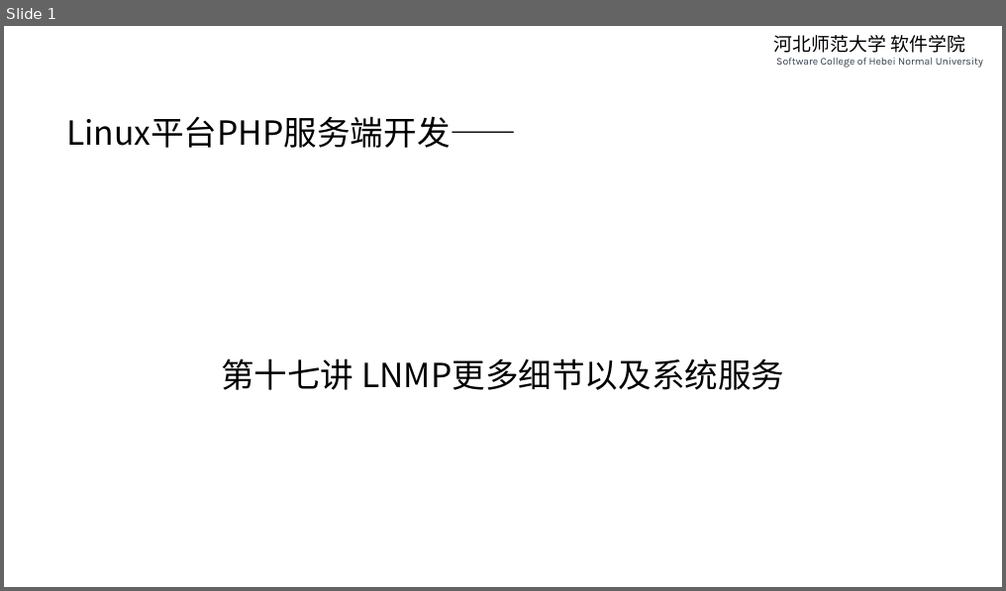
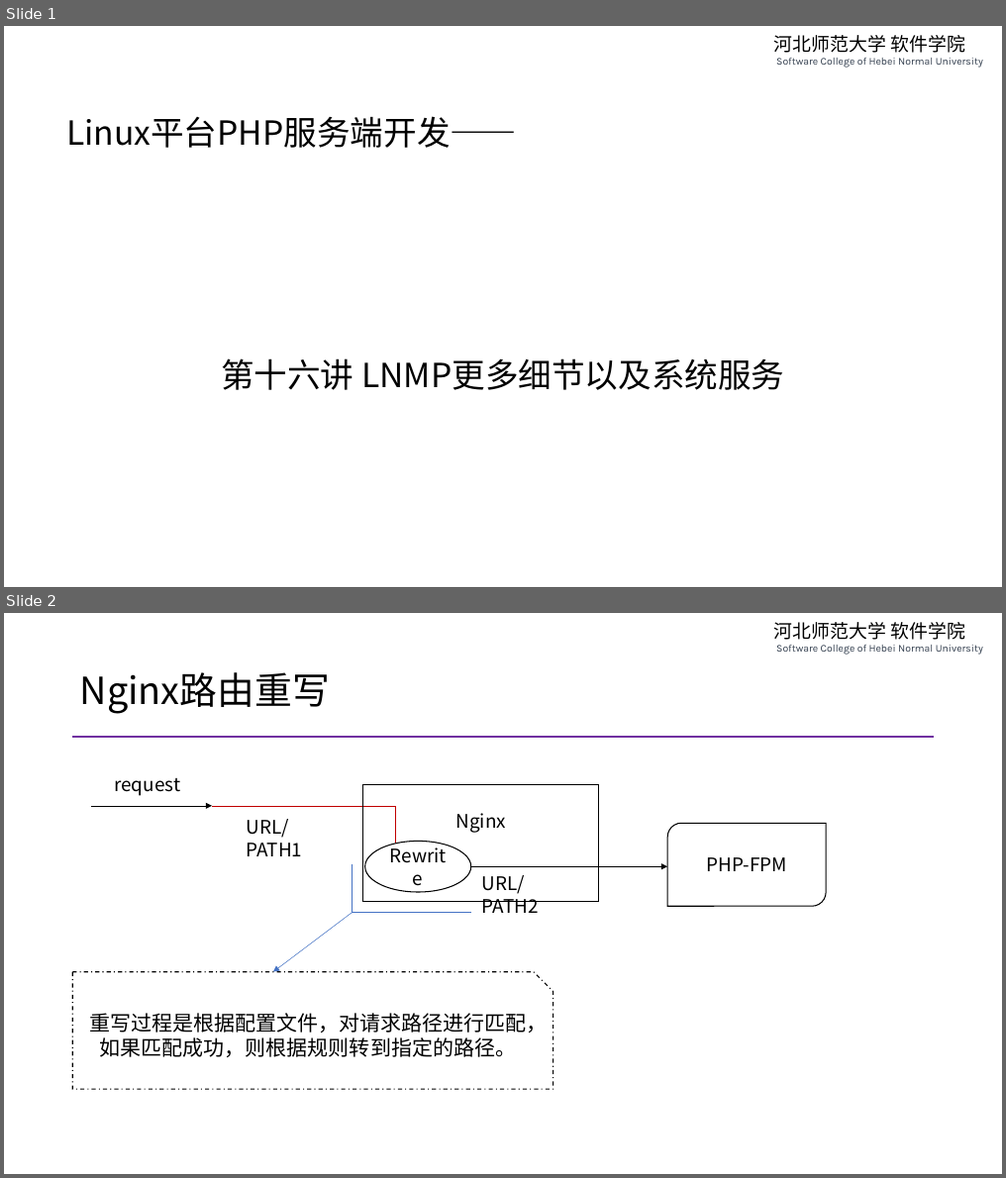
Before and after one commit to edu2act/course-php-serverside-development-on-linux, a slide deck: materials/slides/ch16-lnmp-more-detail-and-system-service.pptx. Shown one above the other, each under a label of ours: slide 1 before the commit, slides 1 and 2 after it. The pictures are 1006x591 and 1006x1178 pixels, drawn with LibreOffice and Linux fonts; fonts in the diff are those of the drawing. Boxes give left, top, right and bottom in pixels: in the first picture for what was removed or moved away, otherwise in the second. Text is boxed around its words. In the diff, an @@ line names an element or a change of style, - is before the commit and + after.

```diff
--- a/materials/slides/ch16-lnmp-more-detail-and-system-service.pptx
+++ b/materials/slides/ch16-lnmp-more-detail-and-system-service.pptx
@@ slide 2 added at (4,613,1002,1174), background #FFFFFF; not listed: 1 template element that a slide beside it also shows @@
@@ title added at (80,672,330,714), 36 pt, text #000000 @@
+Nginx路由重写
@@ line added from (73, 737) to (934, 737), #7030A0 2.25 pt @@
@@ text added at (114,778,180,796), 18 pt, text #000000 @@
+request
@@ rectangle added at (363,784,598,902), fill #FFFFFF, outline #000000 1 pt, 18 pt, text #000000 @@
+Nginx
@@ arrow added from (91, 806) to (212, 806), #000000 0.5 pt @@
@@ line added from (212, 806) to (364, 806), #C00000 0.5 pt @@
@@ text added at (247,819,303,857), 18 pt, text #000000 @@
+URL/PATH1
@@ line added from (363, 806) to (395, 806), #C00000 0.5 pt @@
@@ line added from (395, 806) to (395, 844), #C00000 0.5 pt @@
@@ ellipse added at (364,842,471,892), fill #FFFFFF, outline #000000 1 pt, 18 pt, text #000000 @@
+Rewrite
@@ round diag rect added at (668,823,827,906), fill #FFFFFF, outline #000000 1 pt, 18 pt, text #000000 @@
+PHP-FPM
@@ line added from (352, 864) to (352, 912), #4472C4 0.5 pt @@
@@ arrow added from (471, 866) to (668, 866), #000000 0.5 pt @@
@@ text added at (482,875,539,913), 18 pt, text #000000 @@
+URL/PATH2
@@ arrow added from (352, 912) to (273, 972), #4472C4 0.5 pt @@
@@ line added from (352, 912) to (471, 912), #4472C4 0.5 pt @@
@@ snip rect added at (73,972,553,1090), fill #FFFFFF, outline #000000 1 pt dashed, 20 pt, text #000000 @@
+重写过程是根据配置文件，对请求路径进行匹配，如果匹配成功，则根据规则转到指定的路径。
@@ slide 1 changed as well @@
@@ text at (221,359,784,390): text changed @@
-第十七讲 LNMP更多细节以及系统服务
+第十六讲 LNMP更多细节以及系统服务
```
Also in this commit, not shown: 4 other slides changed, 9 other slides added, 4 slides removed, 7 other files.
